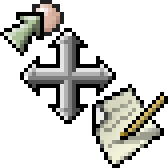
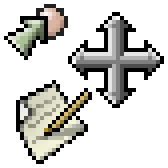
Before/after of a 168px x 168px layered artwork. What changed in the layer stack:
removed layer "New Layer#2" over [left=0, top=0, right=64, bottom=56]
painted on "New Layer#3" over [left=4, top=4, right=116, bottom=124]
painted on "New Layer#5" over [left=68, top=12, right=168, bottom=168]
added layer "New Layer#4" over [left=16, top=80, right=92, bottom=164]
